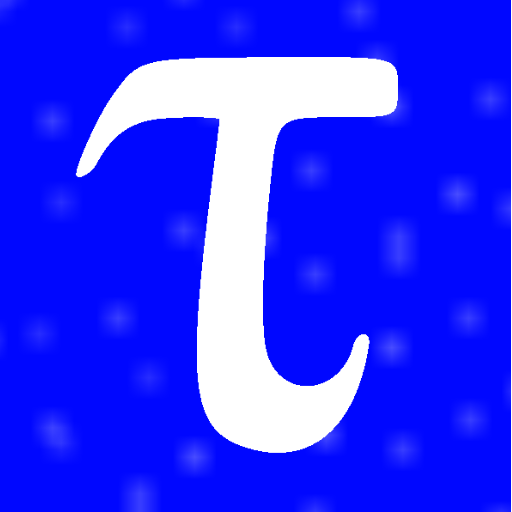
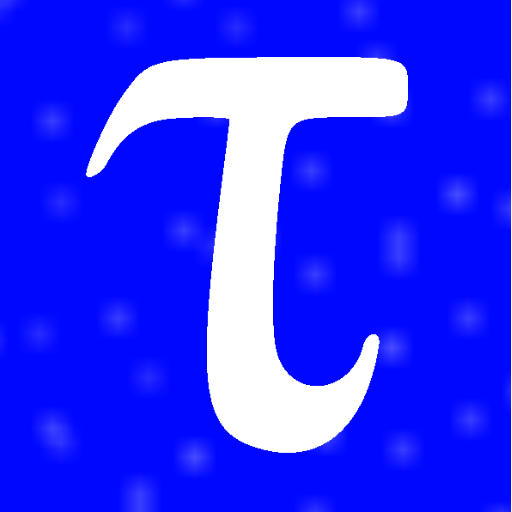
Revision of a layered 512×512 image; what changed, layer by layer:
added group "Layer Group" with 3 layers over 75, 57, 408, 453
moved "tau.svg" into group "Layer Group", painted on it over 75, 57, 408, 453
moved "Layer" into group "Layer Group" over 75, 57, 408, 453
moved "Background" into group "Layer Group" over 75, 57, 408, 453
